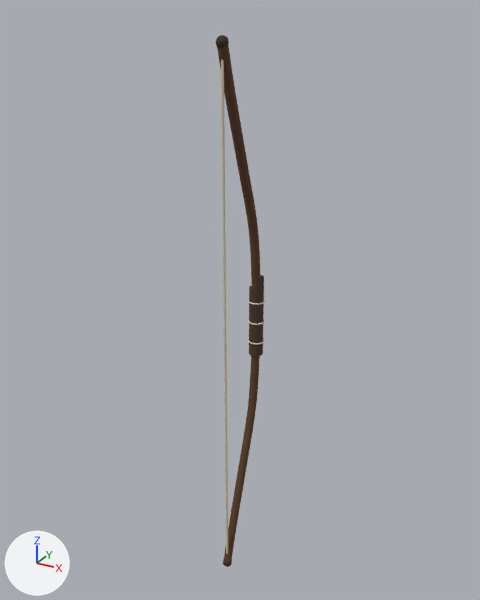
What one commit did to the glTF model src/assets/source/ranged-weapons/bow-v1.glb.
Camera for both pictures: a 50 mm camera at (0.756, -1.468, 0.786) aimed at (-0.022, -0.053, 0.079). The lights are fixed; the arrows at lower left show +X, +Y and +Z. The first picture is the older version. Where no turn or scale is listed for an object, it has been applied to the vertices. Vertices at exactly the same position are counted once.

Before the edit, the objects in view are built like this:
```python
ob_mesh_0 = bpy.data.objects.new('Mesh_0', me_mesh_0)
ob_mesh_0.location = (0.0, 0.0, 0.0)
ob_mesh_1 = bpy.data.objects.new('Mesh_1', me_mesh_1)
ob_mesh_1.location = (0.0, -0.17, 0.72)
ob_mesh_2 = bpy.data.objects.new('Mesh_2', me_mesh_2)
ob_mesh_2.location = (0.0, 0.0, 0.0)
ob_mesh_3 = bpy.data.objects.new('Mesh_3', me_mesh_3)
ob_mesh_3.location = (0.0, -0.17, -0.72)
ob_mesh_4 = bpy.data.objects.new('Mesh_4', me_mesh_4)
ob_mesh_4.location = (0.0, 0.0, 0.0)
ob_mesh_8 = bpy.data.objects.new('Mesh_8', me_mesh_8)
ob_mesh_8.location = (0.0, 0.0, 0.0)
ob_mesh_9 = bpy.data.objects.new('Mesh_9', me_mesh_9)
ob_mesh_9.location = (0.012, -0.004, 0.11)
```
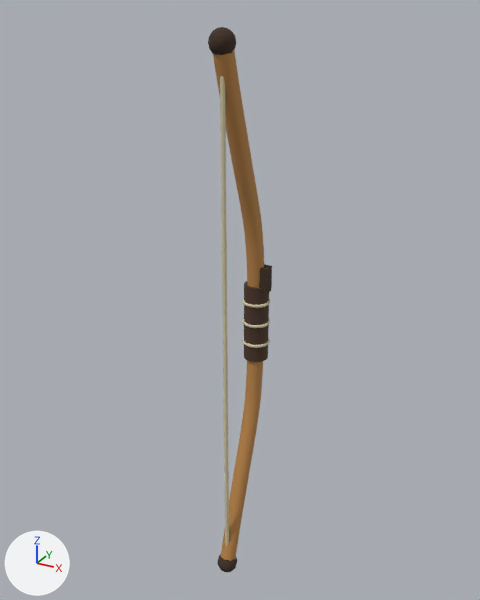
Changed parts and their boxes [x1, y1, x2, y2] in the pictures (480 x 600 px):
'Mesh_0', recoloured, reshaped (18% wider): before [217, 45, 260, 289]; after [213, 50, 264, 288]
'Mesh_2', recoloured, reshaped (19% wider): before [224, 356, 260, 562]; after [220, 361, 263, 561]
'Mesh_4', reshaped (62% wider, 12% taller): before [249, 285, 264, 357]; after [244, 281, 269, 362]
'Mesh_1', reshaped (107% wider, 107% taller): before [216, 35, 229, 48]; after [208, 27, 236, 55]
'Mesh_9', moved, rescaled: before [256, 275, 264, 296]; after [259, 264, 272, 294]
'Mesh_3', reshaped (110% wider, 111% taller): before [223, 559, 232, 567]; after [217, 554, 237, 572]

What the commit changed:
Material 'Wood' (mat_wood) changes colour from brown #5a3b22 to orange #b98448; in linear values from (0.102, 0.0437, 0.016) to (0.485, 0.231, 0.0648).
me_mesh_0 is used by ob_mesh_0; location (0.0, 0.0, 0.0).
me_mesh_0 had 217 vertices, 416 faces and spanned x -0.013..0.013, y -0.182..0.012, z 0.079..0.724.
me_mesh_0 now has 217 vertices, 416 faces and spans x -0.024..0.024, y -0.193..0.024, z 0.077..0.727.
me_mesh_0 part 1: 217 of 217 vertices moved; they spanned x -0.013..0.013, y -0.182..0.012, z 0.079..0.724 and now span x -0.024..0.024, y -0.193..0.024, z 0.077..0.727; mean shift (0.0, 0.0, 0.0).
me_mesh_1 is used by ob_mesh_1; location (0.0, -0.17, 0.72).
me_mesh_1 had 47 vertices, 80 faces and spanned x -0.0145..0.0145, y -0.0145..0.0145, z -0.0145..0.0145.
me_mesh_1 now has 79 vertices, 140 faces and spans x -0.03..0.03, y -0.0285..0.0285, z -0.03..0.03.
me_mesh_1 part 2: 47 vertices removed from x -0.0145..0.0145, y -0.0145..0.0145, z -0.0145..0.0145; 79 vertices added at x -0.03..0.03, y -0.0285..0.0285, z -0.03..0.03.
me_mesh_2 is used by ob_mesh_2; location (0.0, 0.0, 0.0).
me_mesh_2 had 217 vertices, 416 faces and spanned x -0.013..0.013, y -0.182..0.012, z -0.724..-0.079.
me_mesh_2 now has 217 vertices, 416 faces and spans x -0.024..0.024, y -0.193..0.024, z -0.727..-0.077.
me_mesh_2 part 3: 217 of 217 vertices moved; they spanned x -0.013..0.013, y -0.182..0.012, z -0.724..-0.079 and now span x -0.024..0.024, y -0.193..0.024, z -0.727..-0.077; mean shift (0.0, 0.0, 0.0).
me_mesh_3 is used by ob_mesh_3; location (0.0, -0.17, -0.72).
me_mesh_3 had 47 vertices, 80 faces and spanned x -0.0145..0.0145, y -0.0145..0.0145, z -0.0145..0.0145.
me_mesh_3 now has 79 vertices, 140 faces and spans x -0.03..0.03, y -0.0285..0.0285, z -0.03..0.03.
me_mesh_3 part 4: 47 vertices removed from x -0.0145..0.0145, y -0.0145..0.0145, z -0.0145..0.0145; 79 vertices added at x -0.03..0.03, y -0.0285..0.0285, z -0.03..0.03.
me_mesh_4 is used by ob_mesh_4; location (0.0, 0.0, 0.0).
me_mesh_4 had 32 vertices, 56 faces and spanned x -0.019..0.019, y -0.02..0.02, z -0.1..0.1.
me_mesh_4 now has 36 vertices, 64 faces and spans x -0.034..0.034, y -0.034..0.034, z -0.11..0.11.
me_mesh_4 part 5: the whole mesh is rebuilt.
me_mesh_9 is used by ob_mesh_9; location (0.012, -0.004, 0.11).
me_mesh_9 had 8 vertices, 12 faces and spanned x -0.007..0.007, y -0.009..0.009, z -0.025..0.025.
me_mesh_9 now has 8 vertices, 12 faces and spans x -0.013..0.013, y -0.015..0.015, z -0.035..0.035.
me_mesh_9 part 6: the whole mesh is scaled about its middle by (1.86, 1.67, 1.4).
Object 'Mesh_9' (ob_mesh_9) moves from (0.012, -0.004, 0.11) to (0.026, -0.004, 0.13).
